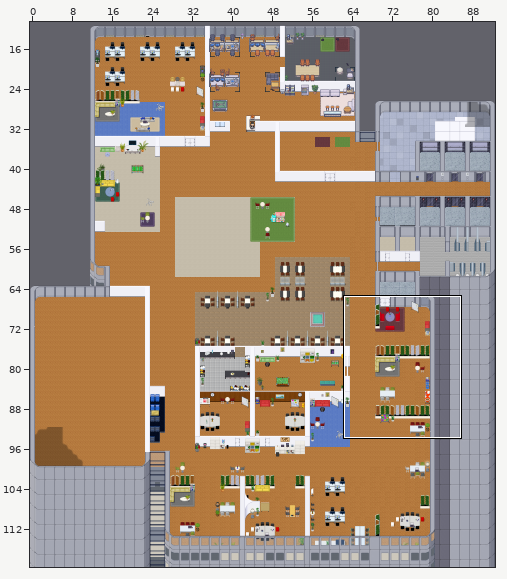
Two states of a Tiled map (JSON), maps/map.json. The picture above shows the old version from afar; the outline marks the close-up.
Close-up. As it was:
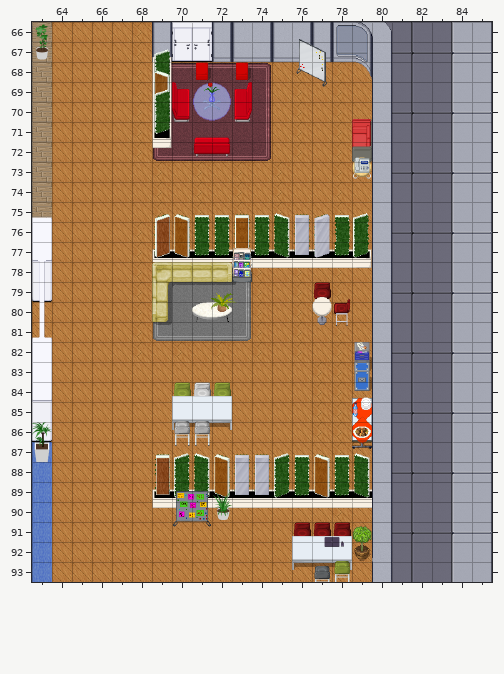
Cells are 32x32 px. Shown: x 63..85, y 66..93. The commit also changed other parts of the map, which this record leaves out.
New version:
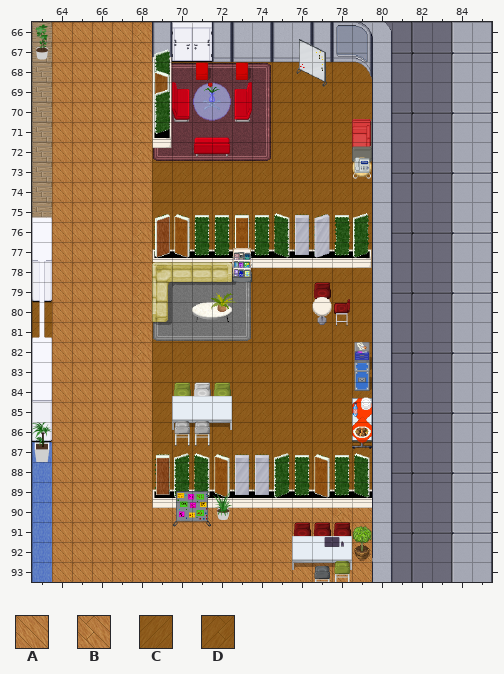
Key: from "Chunk 1": A 0 flipped left-right, B 51 flipped left-right, C 60, D 61.
_ is an empty cell.
Changes in this commit:
Layer "floor":
Tile A gives way to tile C in row 68 at x 69, 71, 73, 75, 77 and 79; in rows 69 to 70 at x 69, 75, 77 and 79; in row 71 at x 69, 75 and 77; in row 72 at x 69, 71, 73, 75 and 77; in rows 73 to 75 at x 77 and 79; in rows 76 to 77 at x 69, 71, 73, 75, 77 and 79.
Tile A gives way to tile C in row 78 at x 75, 77 and 79; in row 79 at x 73, 75, 77 and 79; in row 80 at x 63, 73, 75, 77 and 79; in row 81 at x 63, 69, 71, 73, 75, 77 and 79; in row 82 at x 69, 71, 73, 75, 77 and 79; in rows 83 to 84 at x 69, 71, 73, 75 and 79.
Tile A gives way to tile C in row 85 at x 69, 73 and 75; in row 86 at x 69, 71, 73 and 75; in rows 87 to 89 at x 69, 71, 73, 75, 77 and 79.
Tile B gives way to tile C in rows 73 to 75 at x 69, 71, 73 and 75; in rows 83 to 86 at x 77.
Tile A gives way to tile D in rows 73 to 75 at x 70, 72, 74 and 76; in rows 83 to 84 at x 70, 72, 74 and 76; in row 85 at x 74 and 76; in rows 86 to 89 at x 70, 72, 74 and 76.
Tile B gives way to tile D in row 68 at x 70, 72, 74, 76 and 78; in rows 69 to 71 at x 74, 76 and 78; in row 72 at x 70, 72, 74, 76 and 78; in rows 73 to 75 at x 78; in rows 76 to 77 at x 70, 72, 74, 76 and 78; in rows 78 to 80 at x 74, 76 and 78.
Tile B gives way to tile D in rows 81 to 82 at x 70, 72, 74, 76 and 78; in rows 83 to 89 at x 78.
Changed places in both close-ups, as pixel boxes (x1, y1, x2, y2):
changed: (152, 62, 372, 502)
changed: (32, 302, 52, 338)
